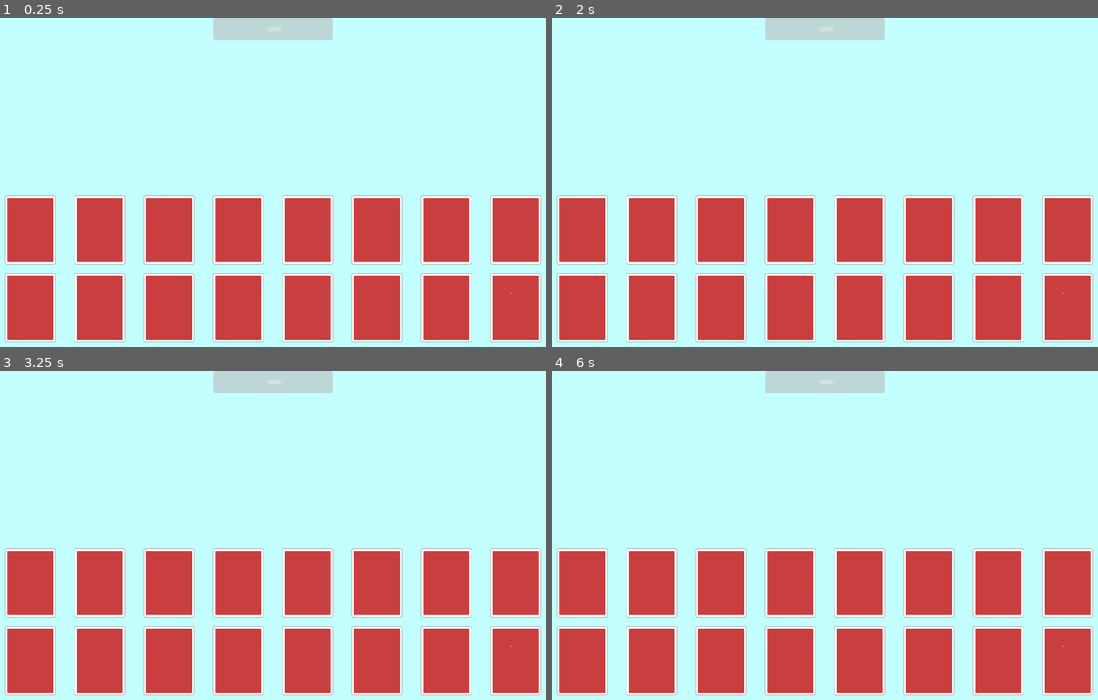
Above: before the commit, frames 1-4 (two rows, left to right).
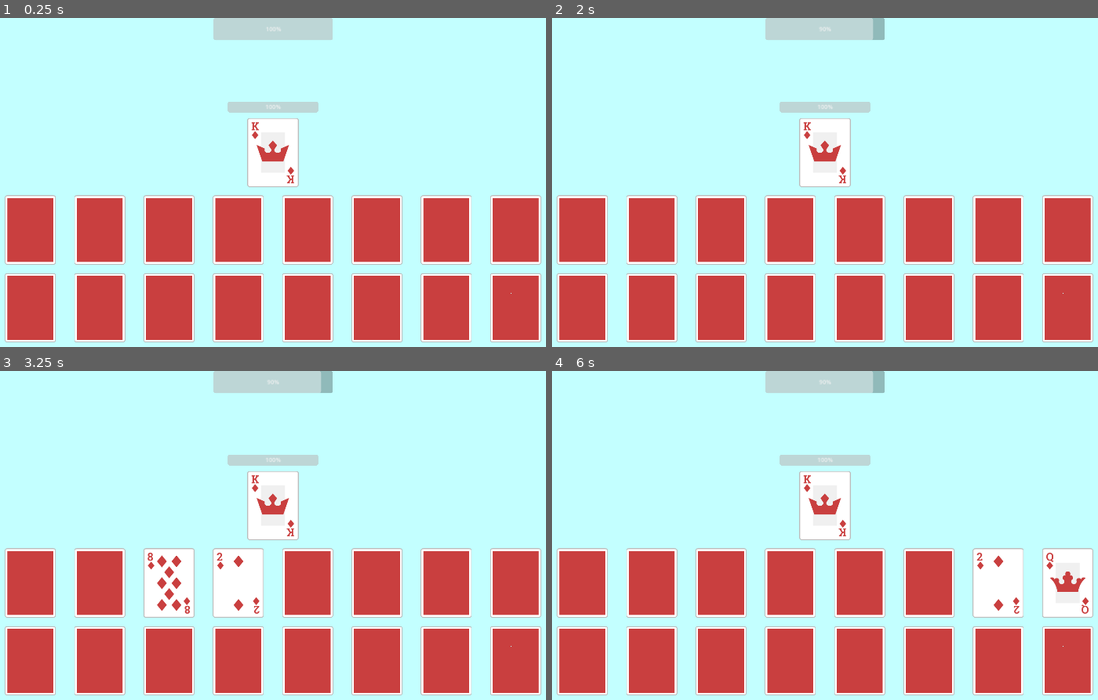
Above: after the commit, the same moments.

Repository: IES-Rafael-Alberti/GameOff2024TurboButaTeam
Game: Godot game, scene res://scenes/board.tscn
The game is run twice, just before and just after one commit, with the same random seed, the same clock (stepped at 60 frames per second) and the same inputs. Before the commit the project has no main scene; this scene is started directly in both runs.
Inputs (mouse positions are in pixels of both pictures, inside the frame that each line leads up to):
- Up to frame 1 (0.25 s): no input
- Up to frame 2 (2 s): click (584, 228) at 0.5 s; click (650, 228) at 1.25 s
- Up to frame 3 (3.25 s): click (169, 581) at 2 s; click (240, 581) at 2.75 s
- Up to frame 4 (6 s): click (857, 581) at 3.5 s; click (928, 581) at 4.25 s; click (999, 581) at 5.02 s; click (1065, 581) at 5.77 s

The runs differ from the first frame. In frame 1, 2.5% of the frame differs, in the area x 41-59%, y 25-52%; in frame 2, 2.7%; in frame 3, 5.6%; in frame 4, 5.7%, in the area x 41-99%, y 0-75%.

Commit message:
bossList, instantiate random boss and fix game scene

Diff:
--- a/scenes/board.tscn
+++ b/scenes/board.tscn
@@ -30,9 +30,23 @@
 offset_bottom = 61.0
 grow_horizontal = 2
 
-[node name="VBoxContainer" type="VBoxContainer" parent="."]
+[node name="BossContainer" type="VBoxContainer" parent="."]
 layout_mode = 1
-anchors_preset = 15
+anchors_preset = -1
+anchor_right = 1.0
+anchor_bottom = 0.5
+grow_horizontal = 2
+alignment = 1
+
+[node name="CenterContainer" type="CenterContainer" parent="BossContainer"]
+layout_mode = 2
+
+[node name="GridContainer" type="GridContainer" parent="BossContainer/CenterContainer"]
+layout_mode = 2
+
+[node name="BoardContainer" type="VBoxContainer" parent="."]
+layout_mode = 1
+anchors_preset = -1
 anchor_right = 1.0
 anchor_bottom = 1.0
 offset_top = 460.0
@@ -40,10 +54,10 @@
 grow_vertical = 2
 alignment = 1
 
-[node name="CenterContainer" type="CenterContainer" parent="VBoxContainer"]
+[node name="CenterContainer" type="CenterContainer" parent="BoardContainer"]
 layout_mode = 2
 
-[node name="grid" type="GridContainer" parent="VBoxContainer/CenterContainer"]
+[node name="grid" type="GridContainer" parent="BoardContainer/CenterContainer"]
 layout_mode = 2
 theme_override_constants/h_separation = 50
 theme_override_constants/v_separation = 24
--- a/scenes/boss.tscn
+++ b/scenes/boss.tscn
@@ -4,6 +4,9 @@
 
 [node name="Boss" type="Node2D"]
 script = ExtResource("1_0mmkp")
+
+[node name="Sprite2D" type="Sprite2D" parent="."]
+position = Vector2(0, 140)
 
 [node name="ProgressBar" type="ProgressBar" parent="."]
 anchors_preset = 5
--- /dev/null
+++ b/scenes/bossList.tscn
@@ -0,0 +1,26 @@
+[gd_scene load_steps=8 format=3 uid="uid://bood1nlvof7ec"]
+
+[ext_resource type="PackedScene" uid="uid://c1he8kika8fof" path="res://scenes/boss.tscn" id="1_tme0w"]
+[ext_resource type="Script" path="res://scripts/linceHability.gd" id="2_c1ygr"]
+[ext_resource type="Script" path="res://scripts/bueyHability.gd" id="2_u5jgy"]
+[ext_resource type="Texture2D" uid="uid://bcwsxf7h8n38s" path="res://assets/sprites/cards/cardBack.png" id="3_ign37"]
+[ext_resource type="Script" path="res://scripts/cobraHability.gd" id="4_g0jtv"]
+[ext_resource type="Texture2D" uid="uid://cjtbhspy1js62" path="res://assets/sprites/cards/card11.png" id="5_0tevj"]
+[ext_resource type="Texture2D" uid="uid://cb5cn28pj185b" path="res://assets/sprites/cards/card10.png" id="7_rxa5m"]
+
+[node name="bossList" type="Node2D"]
+
+[node name="Lince" parent="." instance=ExtResource("1_tme0w")]
+specialDamage = 40
+scriptBoss = ExtResource("2_c1ygr")
+textureBoss = ExtResource("3_ign37")
+
+[node name="Buey" parent="." instance=ExtResource("1_tme0w")]
+specialDamage = 40
+scriptBoss = ExtResource("2_u5jgy")
+textureBoss = ExtResource("5_0tevj")
+
+[node name="Cobra" parent="." instance=ExtResource("1_tme0w")]
+specialDamage = 40
+scriptBoss = ExtResource("4_g0jtv")
+textureBoss = ExtResource("7_rxa5m")
--- /dev/null
+++ b/scenes/game.tscn
@@ -0,0 +1,13 @@
+[gd_scene load_steps=2 format=3 uid="uid://c21ncn5vdp5ua"]
+
+[ext_resource type="PackedScene" uid="uid://bnng3hk0wi7a" path="res://scenes/board.tscn" id="1_eg5mf"]
+
+[node name="Game" type="Node2D"]
+
+[node name="Camera2D" type="Camera2D" parent="."]
+
+[node name="CanvasLayer" type="CanvasLayer" parent="."]
+
+[node name="Board" parent="CanvasLayer" instance=ExtResource("1_eg5mf")]
+size_flags_horizontal = 3
+size_flags_vertical = 3
--- a/scripts/board.gd
+++ b/scripts/board.gd
@@ -3,14 +3,18 @@
 var numCardsBoard = 8
 var finalCardList: Array
 var cardListSceneTemp
+var bossListSceneTemp
+
 @export var maxHealthPlayer = 200
 
-@onready var grid = $VBoxContainer/CenterContainer/grid
 @onready var progress_bar: ProgressBar = $ProgressBar
+@onready var grid: GridContainer = $BoardContainer/CenterContainer/grid
+@onready var grid_container: GridContainer = $BossContainer/CenterContainer/GridContainer
 
 
 # Cargamos la escena que contiene todas las cartas
 @onready var cardListScene = preload("res://scenes/cardList.tscn")
+@onready var bossListScene = preload("res://scenes/bossList.tscn")
 
 func _ready():
 	#Ponerle la vida al player
@@ -19,6 +23,11 @@
 	progress_bar.value = GameManager.healthPlayer
 
 	GameManager.PlayerTakeDamage.connect(UpdateProgressBar)
+
+	bossListSceneTemp = bossListScene.instantiate()
+
+	#Seleccionamos el boss teniendo en cuenta la eleccion del jugador en la narrativa
+	selectBoss()
 
 	# Instanciamos la lista
 	cardListSceneTemp = cardListScene.instantiate()
@@ -67,3 +76,19 @@
 	if progress_bar.value <= 0:
 		#TODO hacer que el player se muera
 		print("perdiste")
+
+func selectBoss():
+	# Metemos la lista para comprobar sus hijos
+	add_child(bossListSceneTemp)
+	bossListSceneTemp.visible = false
+	# Almacenamos todos los nodos(cartas) para mezclarlas
+	var bossList = bossListSceneTemp.get_children()
+	bossList.shuffle()
+
+	print(bossList)
+
+	GameManager.pickedBoss = bossList[GameManager.bossNum]
+
+	var bossTemp = GameManager.pickedBoss.duplicate()
+
+	grid_container.add_child(bossTemp)
--- a/scripts/boss.gd
+++ b/scripts/boss.gd
@@ -2,11 +2,14 @@
 
 @onready var timer: Timer = $Timer
 @onready var progress_bar: ProgressBar = $ProgressBar
+@onready var sprite_2d: Sprite2D = $Sprite2D
 
 @export var maxHealthBoss = 200
 @export var damage = 20
-@export var habilityBoss: String
-@export var nameBoss: String = "buey"
+@export var specialDamage = 20
+@export var scriptBoss: Script
+@export var textureBoss = Texture
+
 
 var habilityScript
 
@@ -16,15 +19,7 @@
 	progress_bar.max_value = GameManager.healthBoss
 	progress_bar.value = GameManager.healthBoss
 
-	if nameBoss=="cobra":
-		habilityScript = preload("res://scripts/cobraHability.gd")
-
-	if nameBoss=="buey":
-		habilityScript = preload("res://scripts/bueyHability.gd")
-
-	if nameBoss=="lince":
-		habilityScript = preload("res://scripts/linceHability.gd")
-
+	sprite_2d.texture = textureBoss
 
 func _process(delta: float) -> void:
 	if !GameManager.isPlayerPhase:
@@ -42,8 +37,7 @@
 	if(randomNum <= 60):
 		attack(damage)
 	elif (randomNum <= 85 && randomNum > 60):
-		#shield()
-		print("def")
+		shield()
 	else:
 		useHability()
 
@@ -56,8 +50,8 @@
 	print("usar escudo")
 
 func useHability():
-	var newHabilityScript = habilityScript.new()
-	newHabilityScript.specialAttack()
+	var newScriptBoss = scriptBoss.new()
+	newScriptBoss.specialAttack(specialDamage)
 
 func UpdateProgressBar():
 	progress_bar.value = GameManager.healthBoss
--- a/scripts/bueyHability.gd
+++ b/scripts/bueyHability.gd
@@ -1,8 +1,6 @@
 extends Node
 
-@export var specialDamage = 200
-
-func specialAttack():
+func specialAttack(specialDamage):
 	if !GameManager.bossIsCharging:
 		GameManager.bossIsCharging = true
 		return
--- a/scripts/cobraHability.gd
+++ b/scripts/cobraHability.gd
@@ -1,11 +1,4 @@
 extends Node
 
-
-# Called when the node enters the scene tree for the first time.
-func _ready() -> void:
-	pass # Replace with function body.
-
-
-# Called every frame. 'delta' is the elapsed time since the previous frame.
-func _process(delta: float) -> void:
-	pass
+func specialAttack(specialDamage):
+	print("cobra")
--- a/scripts/gameManager.gd
+++ b/scripts/gameManager.gd
@@ -34,3 +34,8 @@
 signal PlayerTakeDamage
 
 var bossIsCharging
+
+var pickedBoss
+
+#Esta variable es la que hay que usar en el dialogo para saber que boss a seleccionado
+var bossNum = 0
--- a/scripts/linceHability.gd
+++ b/scripts/linceHability.gd
@@ -1,13 +1,4 @@
 extends Node
 
-@export var specialDamage = 200
-
-func specialAttack():
-	if !GameManager.bossIsCharging:
-		GameManager.bossIsCharging = true
-		return
-
-	if GameManager.bossIsCharging:
-		GameManager.healthPlayer -= specialDamage
-		GameManager.PlayerTakeDamage.emit()
-		GameManager.bossIsCharging = false
+func specialAttack(specialDamage):
+	print("lince")
